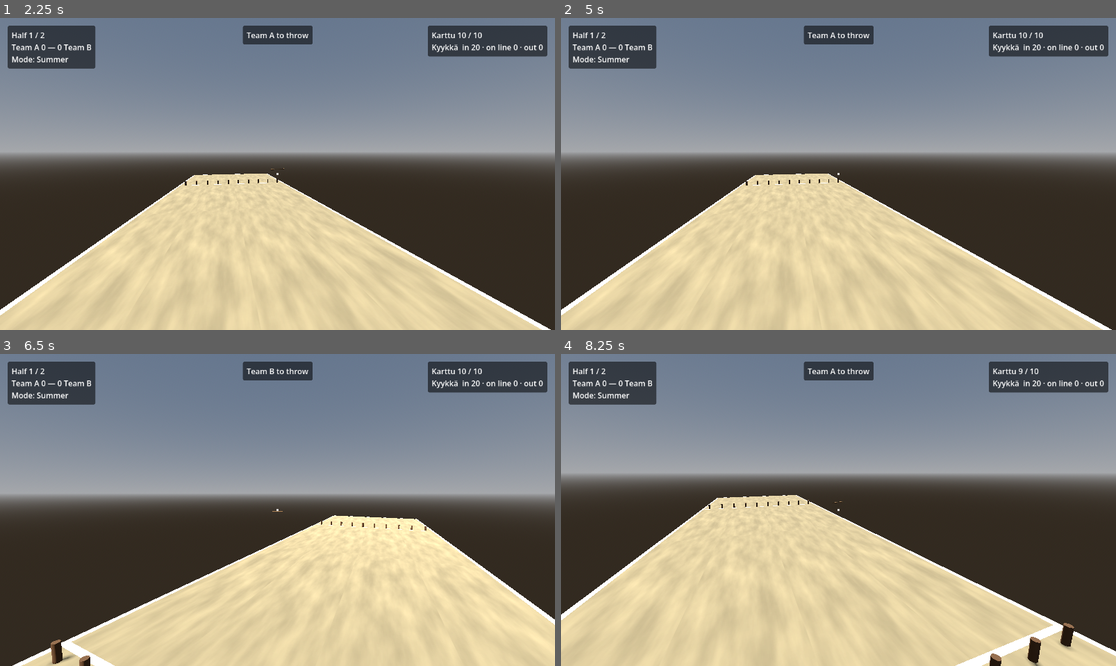
Above: before the commit, frames 1-4 (two rows, left to right).
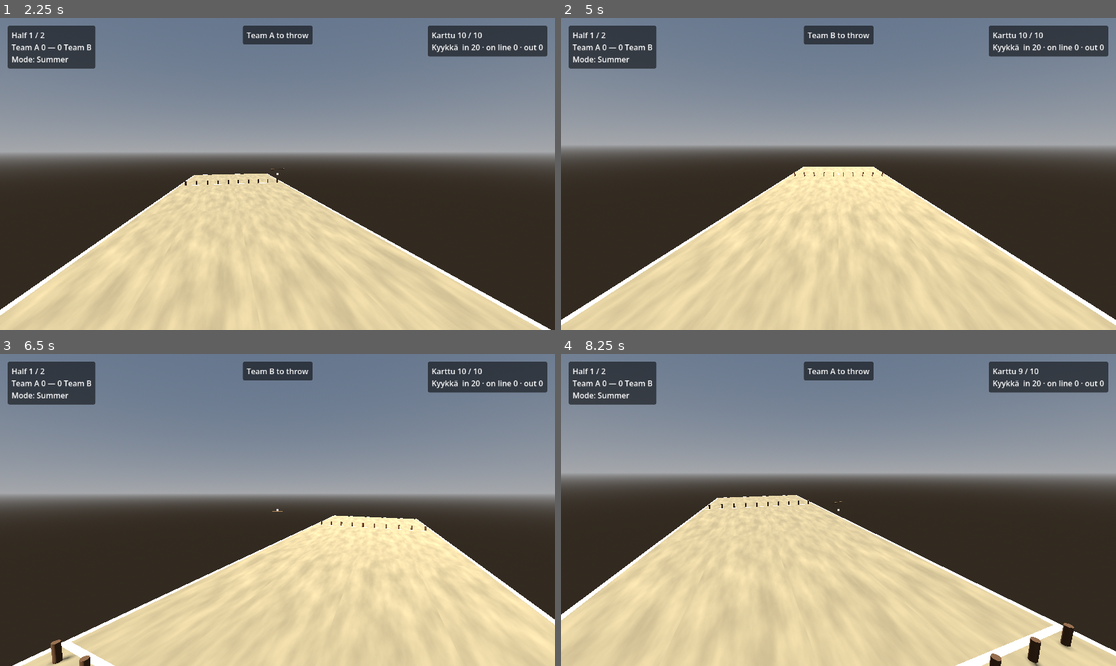
Above: after the commit, the same moments.

Repository: ration/kyykka
Game: Godot game, scene res://scenes/main_menu.tscn
Same seed, same stepped clock (60 frames per second), same inputs: the game is played once before the commit and once after it.
Inputs (mouse positions are in pixels of both pictures, inside the frame that each line leads up to):
- Up to frame 1 (2.25 s): click "Start Summer Match" at 0.5 s; tap Enter at 1.25 s; move the mouse to (305, 174) at 1.27 s; hold Shift 1.28-2.03 s; click (305, 174) at 1.42 s; move the mouse to (249, 174) at 2.02 s; tap Alt at 2.1 s; click (249, 174) at 2.17 s
- Up to frame 2 (5 s): tap Space at 2.75, 4.25 s; move the mouse to (849, 167) at 2.77 s; tap Ctrl at 2.85 s; click (849, 167) at 2.92 s; tap Enter at 3.5 s; move the mouse to (832, 180) at 3.52 s; tap Shift at 3.6 s; click (832, 180) at 3.67 s; move the mouse to (877, 177) at 4.27 s; tap Alt at 4.35 s; click (877, 177) at 4.42 s
- Up to frame 3 (6.5 s): move the mouse to (233, 506) at 5.02 s; tap Ctrl at 5.1 s; click (233, 506) at 5.17 s; move the mouse to (283, 510) at 5.77 s; hold Shift from 5.78 s (still down); click (283, 510) at 5.92 s
- Up to frame 4 (8.25 s): move the mouse to (816, 503) at 6.52 s; release Shift at 6.53 s; tap Alt at 6.6 s; click (816, 503) at 6.67 s; move the mouse to (866, 510) at 7.27 s; tap Ctrl at 7.35 s; click (866, 510) at 7.42 s; move the mouse to (810, 510) at 8.02 s; tap Shift at 8.1 s; click (810, 510) at 8.17 s

Frame 1 is identical in both runs. In frame 2, 13% of the frame differs, in the area x 0-100%, y 4-100%; in frame 3, less than 0.1%; in frame 4, less than 0.1%.

Commit message:
Fix throws stalling on kyykkä that keep each other awake, and grazing misses
Settling: two struck kyykkä leaning on each other, one rocking a few mm on
a corner, kept each other awake. The watchdog's forced sleep held for one
frame, which reset its own stuck timer, so the pair stalled that throw and
later ones until the 5s settle timeout. SettlingBody.is_settled() adds a
separate still timer that only real movement resets, and _await_settle()
uses it.

Grazing miss: the karttu's look-ahead sweep shortened each step to end
exactly at first touch, which left the shapes a hair apart with no solver
contact. Grazing a stack, it re-shortened against the same kyykkä for ~15
steps, crawling past at <0.5 m/s, then slid on without moving it. The
shortened step now ends 5mm inside the target.

16 throws per mode: summer 16/16 contact, 62% scored, 0 timeouts (was 2);
winter 16/16 contact, 56% scored, 0 timeouts (was 15/16 contact, 1
timeout).

Co-Authored-By: Claude Opus 5.5 (1M context) <noreply@anthropic.com>

Diff:
--- a/scripts/karttu.gd
+++ b/scripts/karttu.gd
@@ -40,6 +40,7 @@
 ## switches to the landed_* values so it still settles quickly afterward.
 
 const LOCK_GRACE_SECONDS := 0.15
+const SWEEP_PENETRATION := 0.005  ## metres the shortened step ends inside what it would hit
 const MIN_SWEEP_DISTANCE := 0.03  ## metres per step; below this the regular solver can't skip past a kyykkä
 
 @export var flight_linear_damp: float = 0.0
@@ -136,7 +137,7 @@
 ## targets — so a direct hit usually skipped clean past the piece between
 ## two steps. Casts this body's own shape along the motion it's about to
 ## make; if that would pass into something new, only this one step is
-## shortened so it ends up touching it, and the full velocity is restored
+## shortened so it ends up just touching (slightly overlapping) it, and the full velocity is restored
 ## next step so the solver resolves a real full-speed impact. Bodies
 ## already in contact (the ground, while sliding) are ignored, or the
 ## karttu would stall against the floor it's resting on.
@@ -162,4 +163,9 @@
 		return
 	_held_velocity = state.linear_velocity
 	_has_held_velocity = true
-	state.linear_velocity *= unsafe
+	# Ending exactly at the first touching fraction left the shapes a hair
+	# apart, so the solver generated no contact. A grazing karttu could
+	# re-shorten itself against the same kyykkä for ~15 steps, crawling
+	# alongside it at <0.5 m/s, and then slide on past without moving it.
+	# SWEEP_PENETRATION ends the step just inside the target instead.
+	state.linear_velocity *= minf(unsafe + SWEEP_PENETRATION / motion.length(), 1.0)
--- a/scripts/settling_body.gd
+++ b/scripts/settling_body.gd
@@ -25,15 +25,45 @@
 
 var _stuck_timer: float = 0.0
 var _last_position: Vector3
+var _still_timer: float = 0.0
+var _still_anchor: Vector3
 
 
 func _ready() -> void:
 	_last_position = global_position
+	_still_anchor = global_position
+
+
+## Whether ThrowController can treat this body as done moving. Not just
+## `sleeping`: a stuck body the watchdog forced to sleep can be woken again
+## straight away by contact with another one (two struck kyykkä leaning on
+## each other, one rocking a few millimetres on a corner, kept each other
+## awake and stalled throws until settle_timeout_seconds), and a frozen
+## body needn't report sleeping at all.
+##
+## That needs its own timer rather than _stuck_timer: the forced sleep holds
+## for a frame, which resets _stuck_timer, so the pair cycled through
+## "stuck" for a single frame every 2s. _still_timer is only reset by real
+## movement, never by sleeping, so it can't drive the watchdog itself: it
+## would still be high on a resting piece's first frame of a genuine hit
+## and cancel the impact.
+func is_settled() -> bool:
+	return sleeping or freeze or _still_timer > STUCK_TIMEOUT_SECONDS
 
 
 func _physics_process(delta: float) -> void:
 	if freeze:
+		_stuck_timer = 0.0
+		_last_position = global_position
+		_still_timer = 0.0
+		_still_anchor = global_position
 		return
+
+	if global_position.distance_to(_still_anchor) < STUCK_POSITION_THRESHOLD:
+		_still_timer += delta
+	else:
+		_still_timer = 0.0
+		_still_anchor = global_position
 
 	if global_position.y < FELL_OFF_HEIGHT:
 		linear_velocity = Vector3.ZERO
--- a/scripts/throwing/throw_controller.gd
+++ b/scripts/throwing/throw_controller.gd
@@ -227,7 +227,7 @@
 
 
 func _await_settle() -> void:
-	var bodies := _rigid_bodies_under(watch_root)
+	var bodies := _settling_bodies_under(watch_root)
 	bodies.append(_karttu)
 
 	var elapsed := 0.0
@@ -235,18 +235,17 @@
 	while elapsed < settle_timeout_seconds:
 		await get_tree().physics_frame
 		elapsed += step
-		# Frozen counts as settled: SettlingBody freezes a body that fell
-		# off the edge of the ground, and a frozen body needn't report sleeping.
-		if bodies.all(func(b: RigidBody3D) -> bool: return b.sleeping or b.freeze):
+		# See SettlingBody.is_settled() for why this isn't just `sleeping`.
+		if bodies.all(func(b: SettlingBody) -> bool: return b.is_settled()):
 			return
 
 
-func _rigid_bodies_under(node: Node) -> Array:
+func _settling_bodies_under(node: Node) -> Array:
 	var result: Array = []
 	for child in node.get_children():
-		if child is RigidBody3D:
+		if child is SettlingBody:
 			result.append(child)
-		result.append_array(_rigid_bodies_under(child))
+		result.append_array(_settling_bodies_under(child))
 	return result
 
 
Not shown, changed: CLAUDE.md
